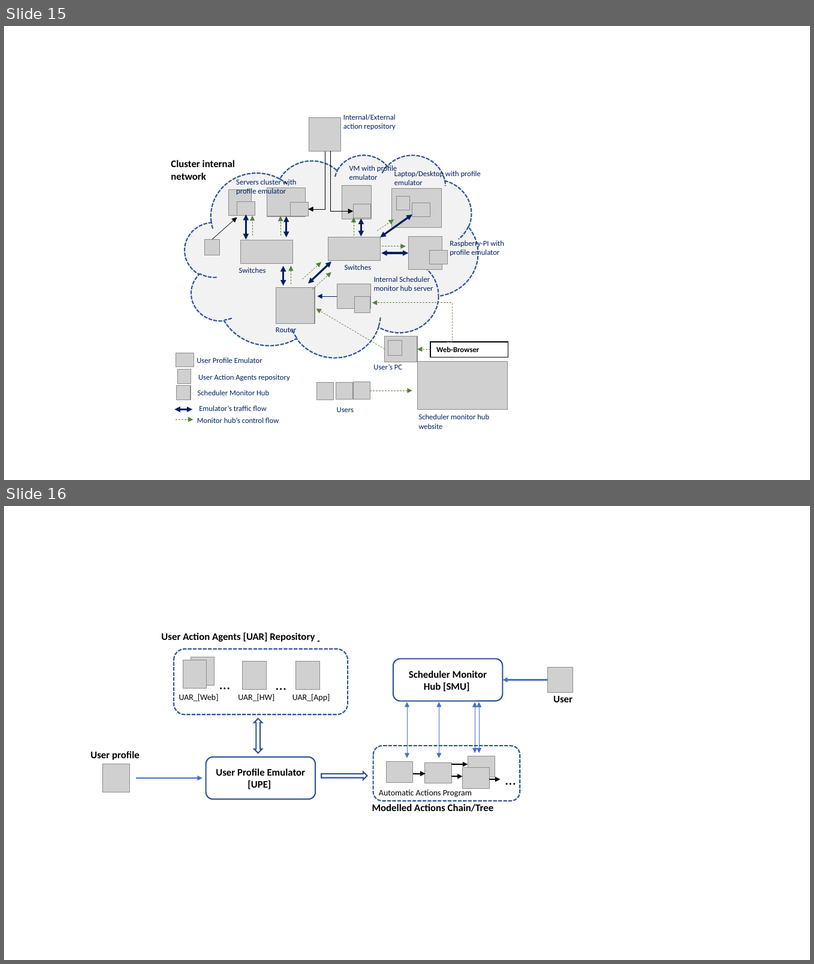
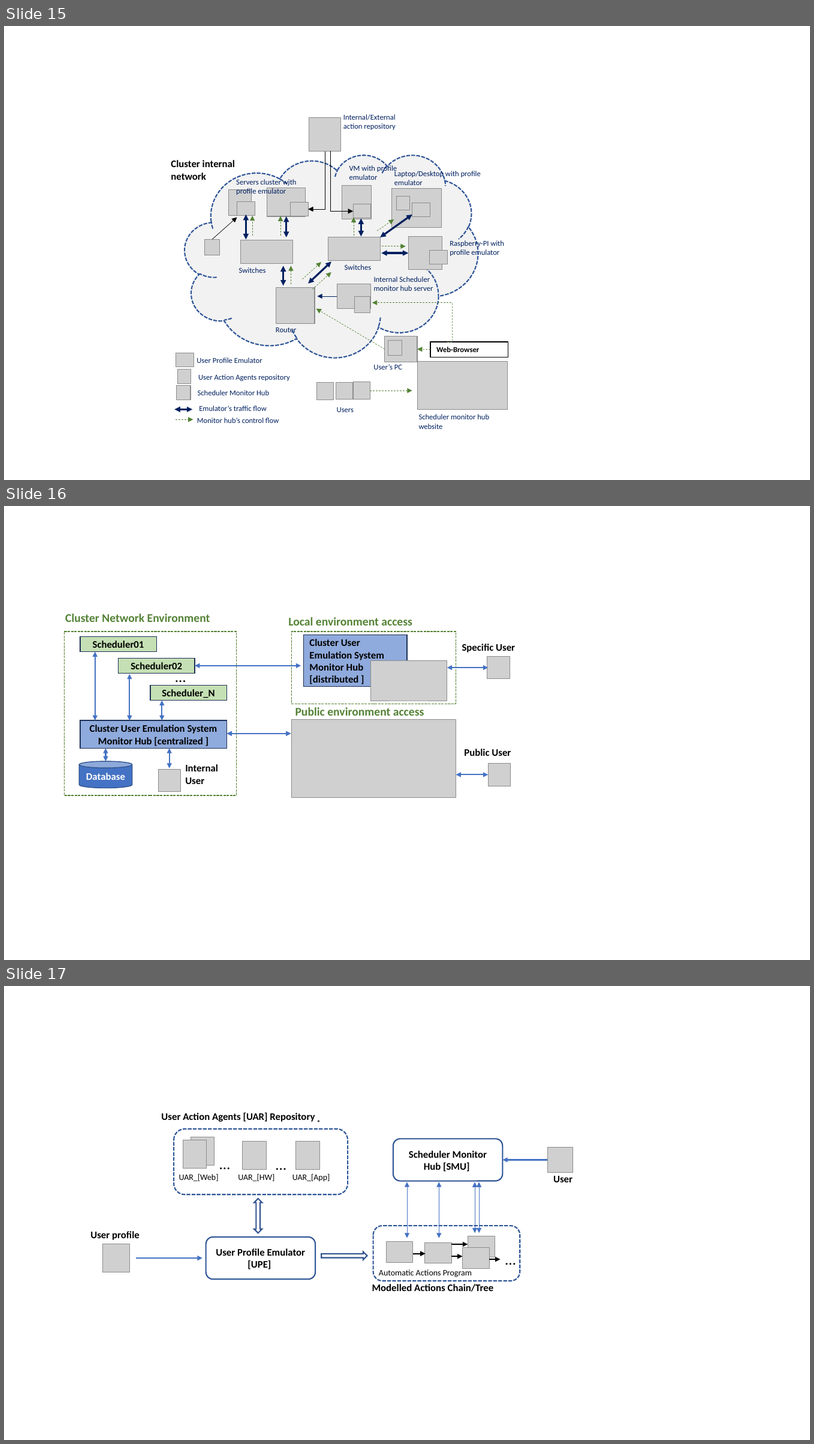
Before and after one commit to LiuYuancheng/Cluster_User_Emulation_System, a slide deck: doc/designDoc.pptx. Shown one above the other, each under a label of ours: slides 15 and 16 before the commit, slides 15, 16 and 17 after it. The pictures are 814x964 and 814x1444 pixels, drawn with LibreOffice and Linux fonts; fonts in the diff are those of the drawing; grey boxes stand for pictures; background and template pictures are left out. Boxes give left, top, right and bottom in pixels: in the first picture for what was removed or moved away, otherwise in the second. Text is boxed around its words. In the diff, an @@ line names an element or a change of style, - is before the commit and + after.

```diff
--- a/doc/designDoc.pptx
+++ b/doc/designDoc.pptx
@@ slide 16 added at (x1=4, y1=506, x2=810, y2=960), background #FFFFFF @@
@@ text added at (x1=65, y1=613, x2=210, y2=622), 14 pt, text #548235, bold @@
+Cluster Network Environment
@@ rectangle added at (x1=65, y1=631, x2=237, y2=795), outline #548235 1 pt dashed @@
@@ text added at (x1=288, y1=617, x2=413, y2=625), 14 pt, text #548235, bold @@
+Local environment access
@@ rectangle added at (x1=292, y1=631, x2=456, y2=704), outline #548235 1 pt dashed @@
@@ rectangle added at (x1=80, y1=637, x2=157, y2=652), fill #C5E0B4, outline #1E3256 1 pt, 12 pt, text #000000, bold @@
+Scheduler01
@@ rectangle added at (x1=304, y1=635, x2=408, y2=686), fill #8FAADC, outline #1E3256 1 pt, 12 pt, text #000000, bold @@
+Cluster User Emulation System Monitor Hub [distributed ]
@@ text added at (x1=462, y1=643, x2=515, y2=652), 12 pt, text #000000, bold @@
+Specific User
@@ double arrow added from (95, 652) to (95, 720), #4472C4 1.5 pt @@
@@ rectangle added at (x1=119, y1=658, x2=195, y2=673), fill #C5E0B4, outline #1E3256 1 pt, 12 pt, text #000000, bold @@
+Scheduler02
@@ text added at (x1=170, y1=664, x2=193, y2=688), 18 pt, text #000000 @@
+…
@@ double arrow added from (195, 666) to (301, 666), #4472C4 1.5 pt @@
@@ picture added at (x1=371, y1=660, x2=447, y2=701) @@
@@ double arrow added from (447, 667) to (489, 667), #4472C4 1.5 pt @@
@@ picture added at (x1=488, y1=656, x2=510, y2=678) @@
@@ double arrow added from (130, 674) to (130, 720), #4472C4 1.5 pt @@
@@ rectangle added at (x1=150, y1=685, x2=227, y2=700), fill #C5E0B4, outline #1E3256 1 pt, 12 pt, text #000000, bold @@
+Scheduler_N
@@ double arrow added from (162, 700) to (162, 720), #4472C4 1.5 pt @@
@@ rectangle added at (x1=80, y1=720, x2=227, y2=748), fill #8FAADC, outline #1E3256 1 pt, 12 pt, text #000000, bold @@
+Cluster User Emulation System Monitor Hub [centralized ]
@@ picture added at (x1=292, y1=720, x2=456, y2=798) @@
@@ text added at (x1=296, y1=707, x2=425, y2=715), 14 pt, text #548235, bold @@
+Public environment access
@@ double arrow added from (227, 733) to (291, 733), #4472C4 1.5 pt @@
@@ double arrow added from (105, 748) to (105, 761), #4472C4 1.5 pt @@
@@ double arrow added from (170, 748) to (170, 768), #4472C4 1.5 pt @@
@@ text added at (x1=464, y1=748, x2=511, y2=756), 12 pt, text #000000, bold @@
+Public User
@@ cylinder added at (x1=79, y1=761, x2=132, y2=788), fill #4472C4, outline #325491 1 pt, 12 pt, text #FFFFFF, bold @@
+Database
@@ picture added at (x1=158, y1=769, x2=180, y2=792) @@
@@ text added at (x1=185, y1=764, x2=218, y2=784), 12 pt, text #000000, bold @@
+Internal User
@@ double arrow added from (456, 775) to (489, 775), #4472C4 1.5 pt @@
@@ picture added at (x1=489, y1=763, x2=511, y2=786) @@
@@ what was slide 16 is now slide 17 @@
```
Also in this commit, not shown: 11 other files.
